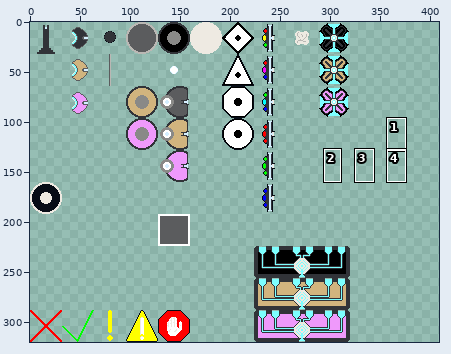
Edited in one commit: pixel-art file (Assets/Sprites/General.aseprite). The picture above shows the old version from afar; the outline marks the close-up.
Close-up. As it was:
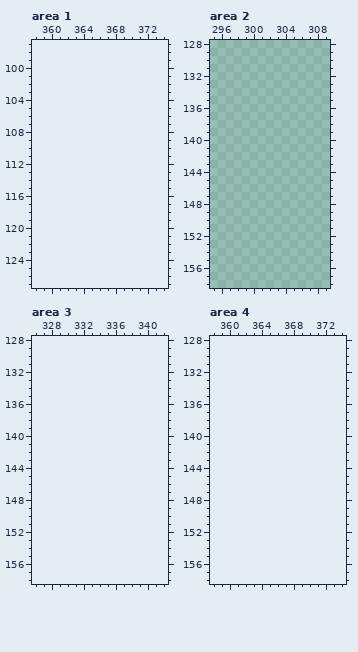
320x320 pixels, 1 frame. Shown: area 1: x 358..374, y 97..127; area 2: x 295..309, y 128..158; area 3: x 326..342, y 128..158; area 4: x 358..374, y 128..158. The old version is drawn lined up with the new one, on the new canvas. The wide view leaves out empty margins. The commit also changed other parts of the picture, which this record leaves out.
Palette (. is transparent): 
Once edited:
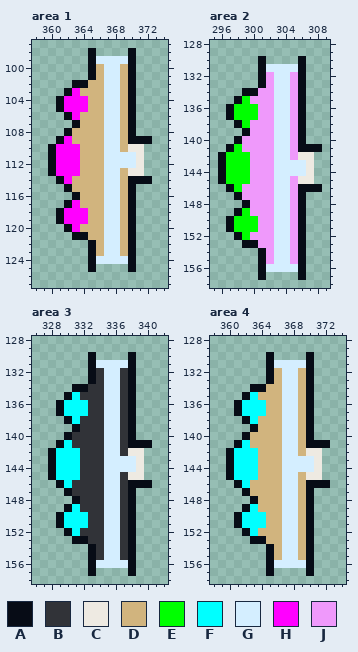
Colours new in this view: A #070c16  B #313338  C #eeeae2  D #d1b47e  E #00ff00  F #00ffff  G #d4eeff  H #ff00ff  J #ef99fb
Diff:
canvas 320x320 -> 500x320
Changed rows in their new state; - is an unchanged pixel.
Area 1:
first column x 360:
 98 -----A----A--
 99 -----AGGGGA--
100 -----ADGGDA--
101 -----ADGGDA--
102 ---AADDGGDA--
103 --AHDDDGGDA--
104 -AHHHDDGGDA--
105 -AHHHDDGGDA--
106 --AHDDDGGDA--
107 ---ADDDGGDA--
108 --ADDDDGGDA--
109 -AHDDDDGGDAAA
110 AHHHDDDGGDCC-
111 AHHHDDDGGGGC-
112 AHHHDDDGGGGC-
113 AHHHDDDGGDCC-
114 -AHDDDDGGDAAA
115 --ADDDDGGDA--
116 ---ADDDGGDA--
117 --AHDDDGGDA--
118 -AHHHDDGGDA--
119 -AHHHDDGGDA--
120 --AHDDDGGDA--
121 ---AADDGGDA--
122 -----ADGGDA--
123 -----ADGGDA--
124 -----AGGGGA--
125 -----A----A--
Area 2:
first column x 296:
130 -----A----A--
131 -----AGGGGA--
132 -----AJGGJA--
133 -----AJGGJA--
134 ---AAJJGGJA--
135 --AEJJJGGJA--
136 -AEEEJJGGJA--
137 -AEEEJJGGJA--
138 --AEJJJGGJA--
139 ---AJJJGGJA--
140 --AJJJJGGJA--
141 -AEJJJJGGJAAA
142 AEEEJJJGGJCC-
143 AEEEJJJGGGGC-
144 AEEEJJJGGGGC-
145 AEEEJJJGGJCC-
146 -AEJJJJGGJAAA
147 --AJJJJGGJA--
148 ---AJJJGGJA--
149 --AEJJJGGJA--
150 -AEEEJJGGJA--
151 -AEEEJJGGJA--
152 --AEJJJGGJA--
153 ---AAJJGGJA--
154 -----AJGGJA--
155 -----AJGGJA--
156 -----AGGGGA--
157 -----A----A--
Area 3:
first column x 328:
130 -----A----A--
131 -----AGGGGA--
132 -----ABGGBA--
133 -----ABGGBA--
134 ---AABBGGBA--
135 --AFBBBGGBA--
136 -AFFFBBGGBA--
137 -AFFFBBGGBA--
138 --AFBBBGGBA--
139 ---ABBBGGBA--
140 --ABBBBGGBA--
141 -AFBBBBGGBAAA
142 AFFFBBBGGBCC-
143 AFFFBBBGGGGC-
144 AFFFBBBGGGGC-
145 AFFFBBBGGBCC-
146 -AFBBBBGGBAAA
147 --ABBBBGGBA--
148 ---ABBBGGBA--
149 --AFBBBGGBA--
150 -AFFFBBGGBA--
151 -AFFFBBGGBA--
152 --AFBBBGGBA--
153 ---AABBGGBA--
154 -----ABGGBA--
155 -----ABGGBA--
156 -----AGGGGA--
157 -----A----A--
Area 4:
first column x 360:
130 -----A----A--
131 -----AGGGGA--
132 -----ADGGDA--
133 -----ADGGDA--
134 ---AADDGGDA--
135 --AFDDDGGDA--
136 -AFFFDDGGDA--
137 -AFFFDDGGDA--
138 --AFDDDGGDA--
139 ---ADDDGGDA--
140 --ADDDDGGDA--
141 -AFDDDDGGDAAA
142 AFFFDDDGGDCC-
143 AFFFDDDGGGGC-
144 AFFFDDDGGGGC-
145 AFFFDDDGGDCC-
146 -AFDDDDGGDAAA
147 --ADDDDGGDA--
148 ---ADDDGGDA--
149 --AFDDDGGDA--
150 -AFFFDDGGDA--
151 -AFFFDDGGDA--
152 --AFDDDGGDA--
153 ---AADDGGDA--
154 -----ADGGDA--
155 -----ADGGDA--
156 -----AGGGGA--
157 -----A----A--
Boxes around the changes in both close-ups, in picture pixels (x1, y1, x2, y2):
added: (48, 48, 152, 272)
added: (218, 56, 322, 280)
added: (48, 352, 152, 576)
added: (226, 352, 330, 576)
